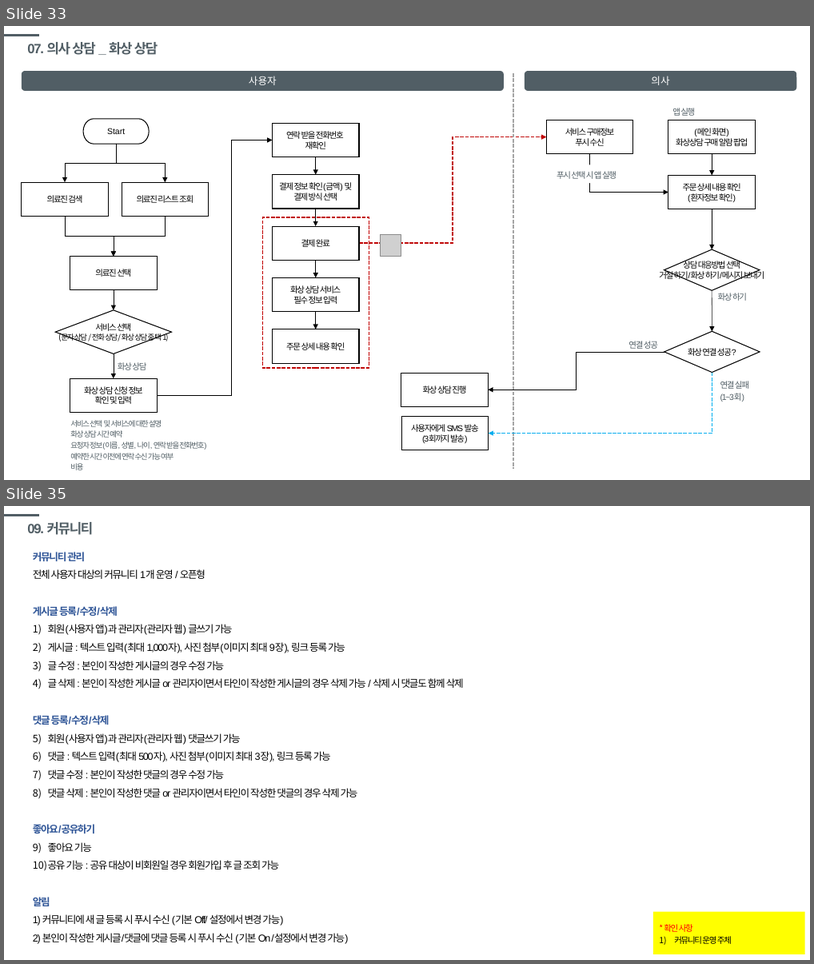
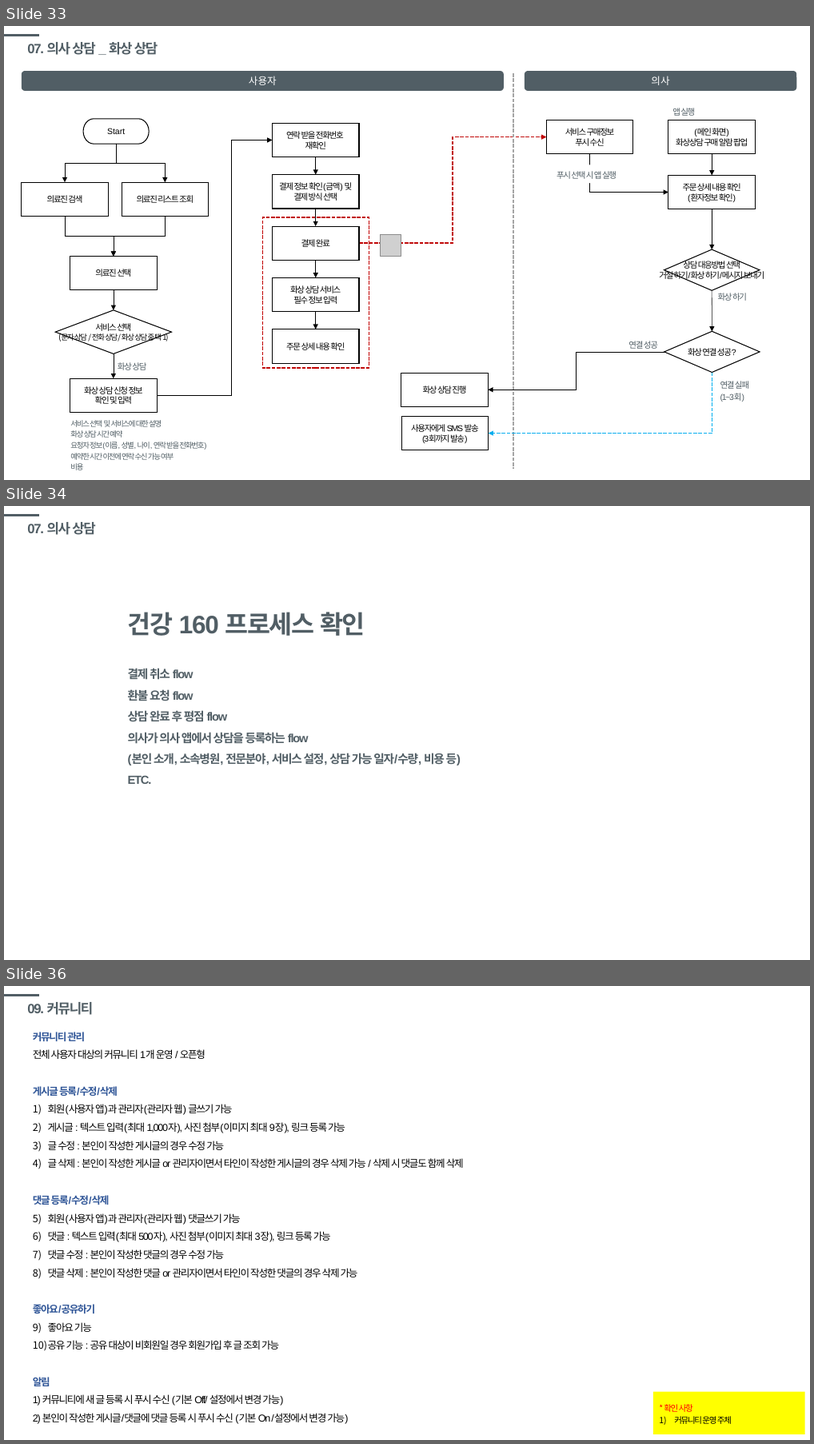
Before and after one commit to windsoccer/H160, a slide deck: 01 기획/SF_[건강160]당뇨_20191002.pptx. Shown one above the other, each under a label of ours: slides 33 and 35 before the commit, slides 33, 34 and 36 after it; the slides between them are not shown. The pictures are 814x964 and 814x1444 pixels, drawn with LibreOffice and Linux fonts; fonts in the diff are those of the drawing; grey boxes stand for pictures. Boxes give left, top, right and bottom in pixels: in the first picture for what was removed or moved away, otherwise in the second. Text is boxed around its words. In the diff, an @@ line names an element or a change of style, - is before the commit and + after.

Commit message:
병원 예약> 내용 일부 추가

```diff
--- a/01 기획/SF_[건강160]당뇨_20191002.pptx
+++ b/01 기획/SF_[건강160]당뇨_20191002.pptx
@@ slide 34 added at bbox=[4, 506, 810, 960], background #FFFFFF; not listed: 1 template element that a slide beside it also shows @@
@@ title added at bbox=[27, 522, 96, 535], 16 pt, text #515E65, bold @@
+07. 의사 상담
@@ text added at bbox=[128, 612, 461, 784], 14 pt, text #515E65, bold @@
+건강 160 프로세스 확인
+결제 취소 flow
+환불 요청 flow
+상담 완료 후 평점 flow
+의사가 의사 앱에서 상담을 등록하는 flow
+(본인 소개, 소속병원, 전문분야, 서비스 설정, 상담 가능 일자/수량, 비용 등)
+ETC.
@@ what was slide 35 is now slide 36 @@
```
Also in this commit, not shown: 7 slides changed.
